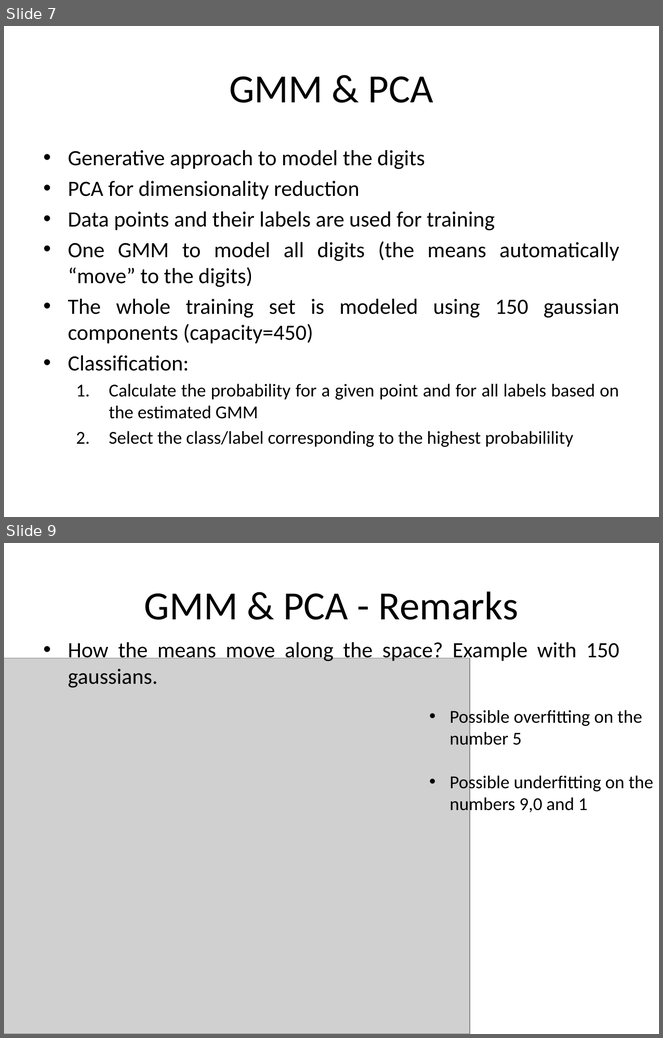
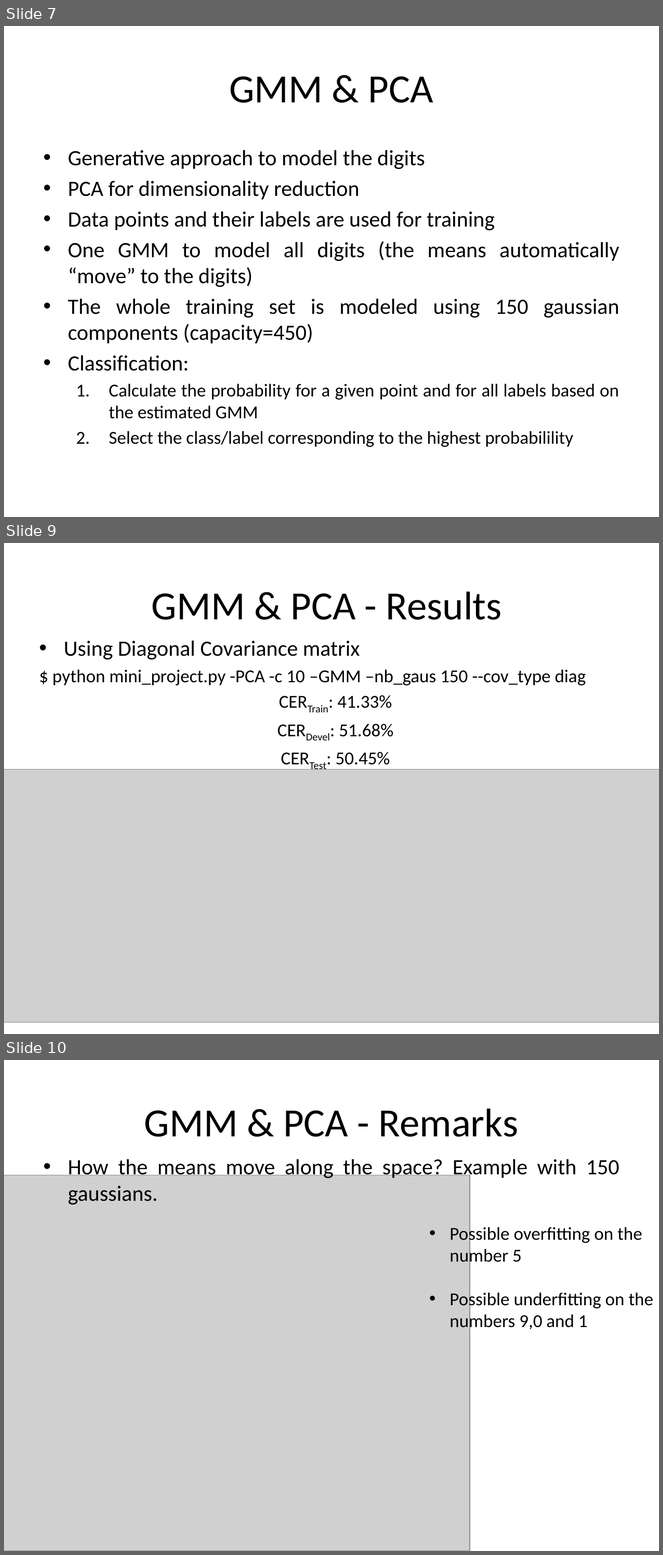
Before and after one commit to tiagofrepereira2012/FSPR_miniproject, a slide deck: presentation/Presentation.pptx. Shown one above the other, each under a label of ours: slides 7 and 9 before the commit, slides 7, 9 and 10 after it; the slides between them are not shown. The pictures are 663x1038 and 663x1555 pixels, drawn with LibreOffice and Linux fonts; fonts in the diff are those of the drawing; grey boxes stand for pictures. Boxes give left, top, right and bottom in pixels: in the first picture for what was removed or moved away, otherwise in the second. Text is boxed around its words. In the diff, an @@ line names an element or a change of style, - is before the commit and + after.

```diff
--- a/presentation/Presentation.pptx
+++ b/presentation/Presentation.pptx
@@ slide 9 added at (4, 543, 659, 1034), background #FFFFFF @@
@@ title added at (152, 591, 502, 620), 44 pt, text #000000 @@
+GMM & PCA - Results
@@ text added at (52, 640, 586, 770), 20 pt, text #000000 @@
+• Using Diagonal Covariance matrix
+$ python mini_project.py -PCA -c 10 –GMM –nb_gaus 150 --cov_type diag
+CERTrain: 41.33%
+CERDevel: 51.68%
+CERTest: 50.45%
@@ picture added at (4, 770, 659, 1023) @@
@@ what was slide 9 is now slide 10 @@
```
Also in this commit, not shown: 1 slide changed, 1 other file.
